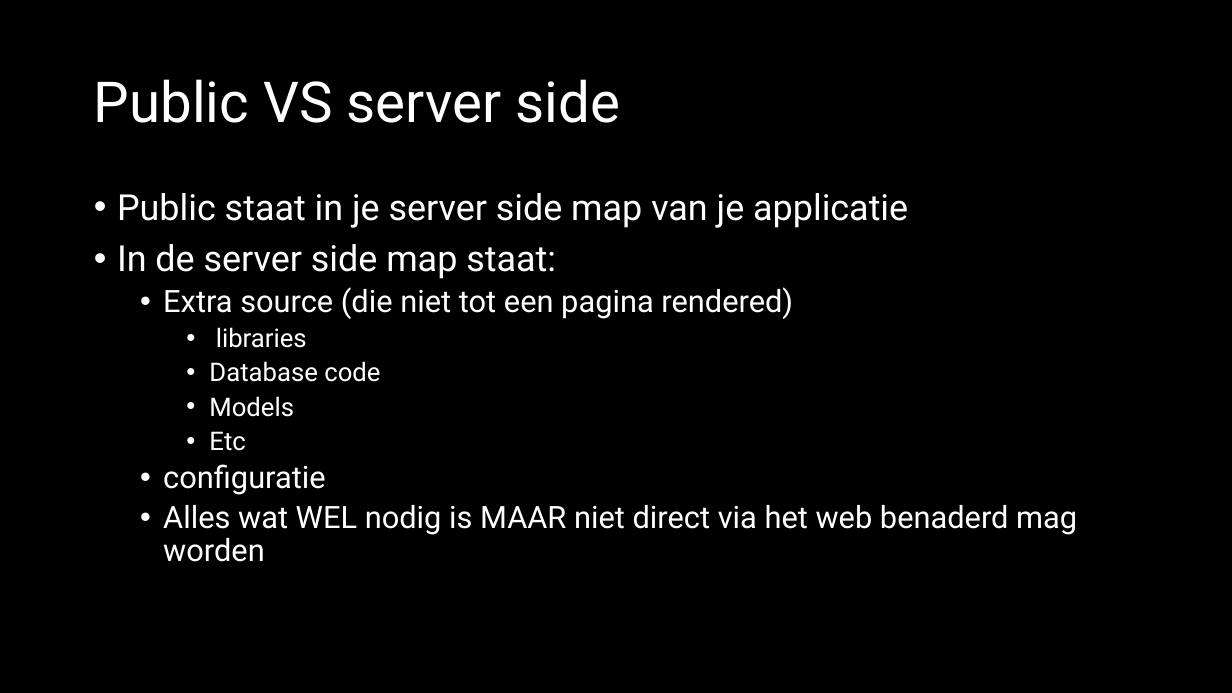
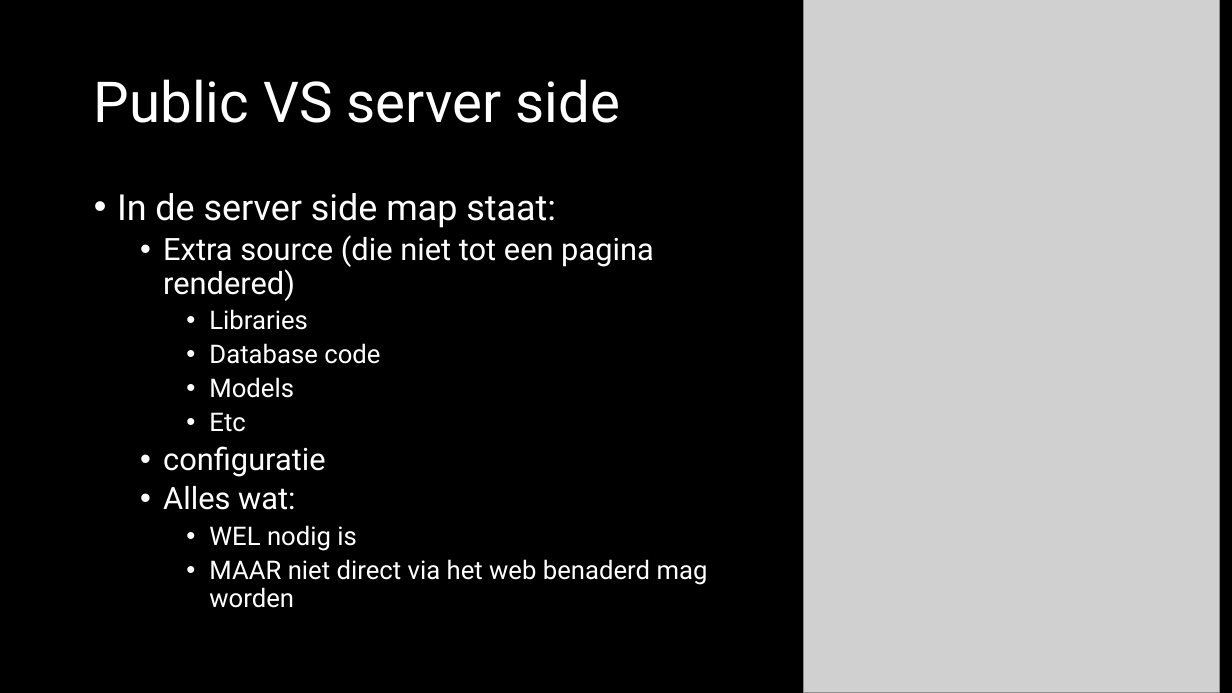
Before and after one commit to jheidebrink-ma/m5prog_opdrachtensite, a slide deck: slide 9 of Presentaties_versie_d/02 - Structuur.pptx (slide 6 before the commit). Drawn at 1232x693 pixels with LibreOffice and Linux fonts; fonts in the diff are those of the drawing; grey boxes stand for pictures. Boxes give left, top, right and bottom in pixels: in the first picture for what was removed or moved away, otherwise in the second. Text is boxed around its words. In the diff, an @@ line names an element or a change of style, - is before the commit and + after.

```diff
--- a/Presentaties_versie_d/02 - Structuur.pptx
+++ b/Presentaties_versie_d/02 - Structuur.pptx
@@ picture added at (803, 0, 1219, 693) @@
@@ text at (117, 193, 908, 228): paragraph removed @@
-• Public staat in je server side map van je applicatie
@@ text at (209, 309, 307, 330): text changed @@
-    • libraries
+    • Libraries
@@ text at (163, 486, 708, 608): text changed; size 24 to 20 pt @@
-  • Alles wat WEL nodig is MAAR niet direct via het web benaderd mag worden
+  • Alles wat:
+    • WEL nodig is
+    • MAAR niet direct via het web benaderd mag worden
```
Also in this commit, not shown: 4 other slides changed, 4 slides added, 24 other files.
